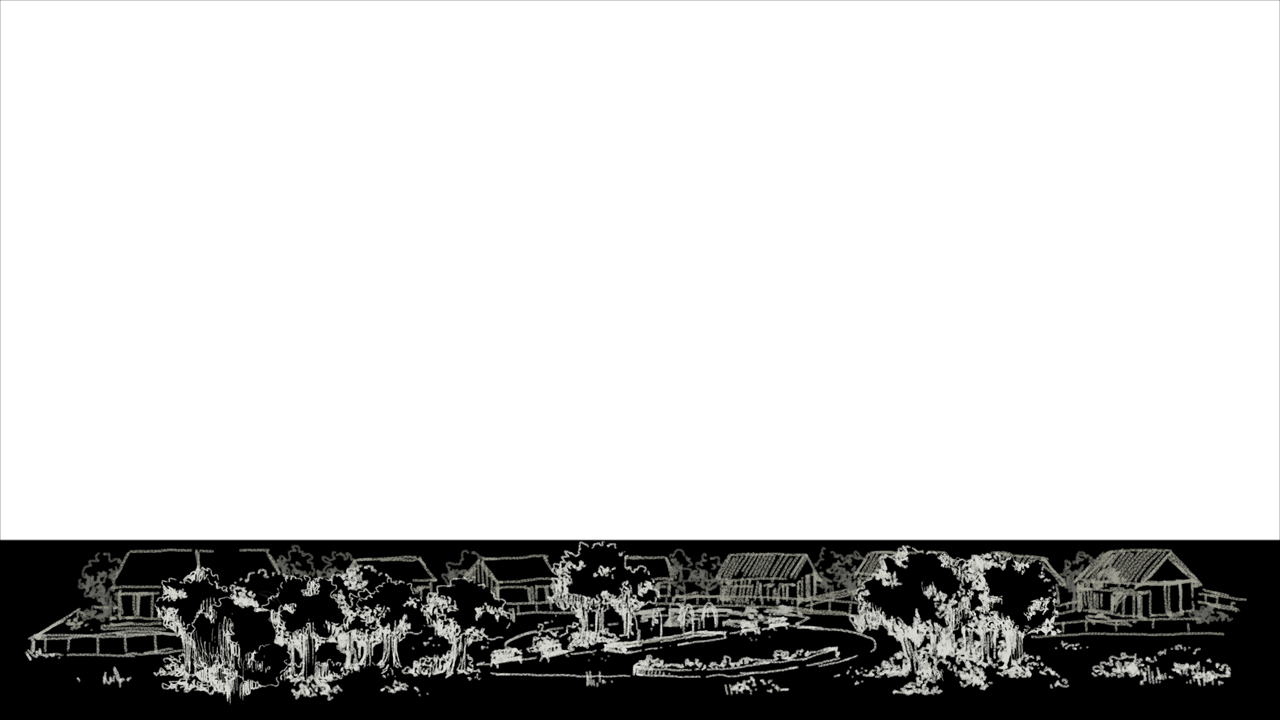
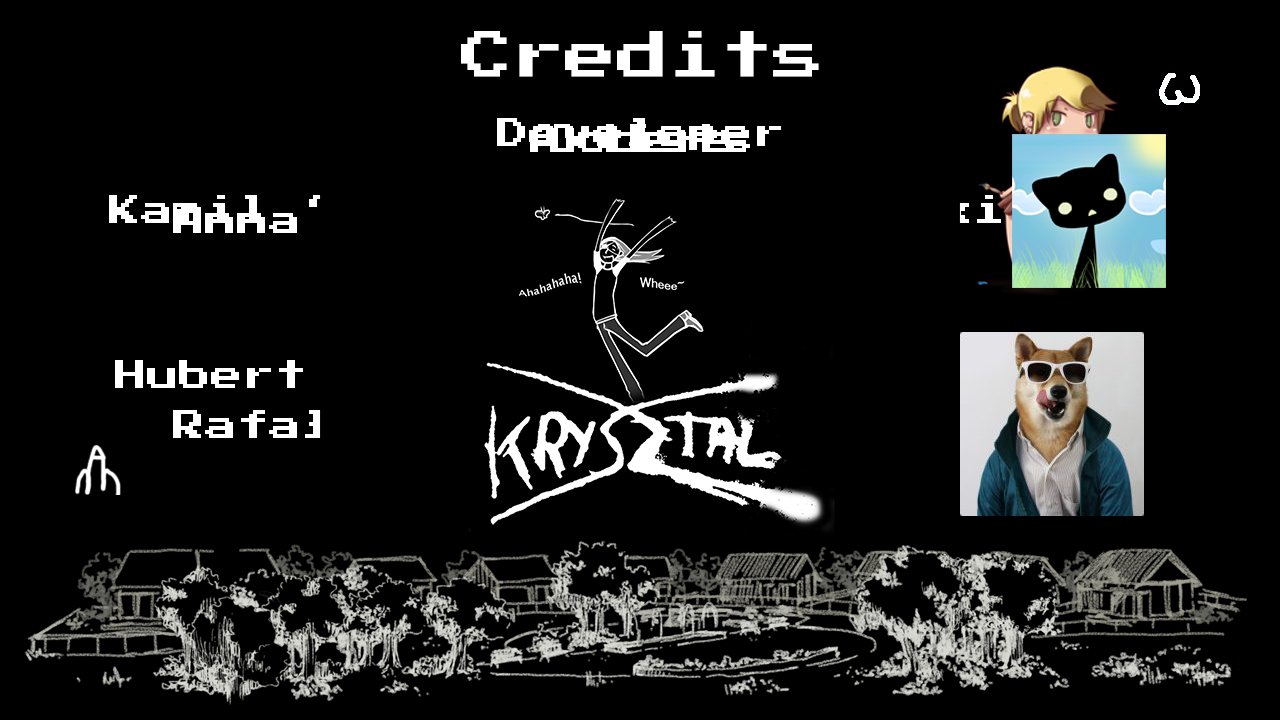
The second 1280 x 720 image is a revision of the first. Changes to its layers:
added group "Developer" (1st of 2) with 2 layers above "Coders" over left=320, top=118, right=960, bottom=540
added layer "Developer" (2nd of 2, in "Developer") in group "Developer" over left=497, top=118, right=781, bottom=150
added layer "splash logo" in group "Developer" over left=320, top=180, right=960, bottom=540
added group "Coders" (1st of 2) with 5 layers above "Artists" over left=109, top=124, right=1166, bottom=451
added layer "Warstwa 3" in group "Coders" over left=717, top=297, right=871, bottom=451
added layer "Hubert Kaźmierczak" in group "Coders" over left=123, top=360, right=687, bottom=388
added layer "Warstwa 2" in group "Coders" over left=1012, top=134, right=1166, bottom=288
added layer "Kamil ‘krysztal’ Szczepański" in group "Coders" over left=109, top=195, right=1001, bottom=227
added group "Artists" (1st of 2) with 5 layers above "MAIN BG" over left=173, top=66, right=1144, bottom=516
added layer "Rafał „Archer” Krakowiak" in group "Artists" over left=181, top=410, right=937, bottom=438
added layer "Warstwa 4" in group "Artists" over left=976, top=66, right=1119, bottom=297
added layer "Anna „Shihoin” Kochańska" in group "Artists" over left=177, top=205, right=937, bottom=233
added layer "Artists" (2nd of 2, in "Artists") in group "Artists" over left=530, top=124, right=750, bottom=152
added layer "Warstwa 5" in group "Artists" over left=960, top=332, right=1144, bottom=516
added group "MAIN BG" with 4 layers over left=0, top=0, right=1280, bottom=541
added layer "Credits" in group "MAIN BG" over left=461, top=31, right=819, bottom=77
renamed "Warstwa 1" to "player-enemy", moved it into group "MAIN BG", painted on it over left=0, top=0, right=1280, bottom=541
added layer "bg" in group "MAIN BG" over left=0, top=0, right=1280, bottom=541
added layer "Prostoblack bgkąt 1" in group "MAIN BG" over left=0, top=0, right=1280, bottom=541
…and 1 more changes (1 added)
